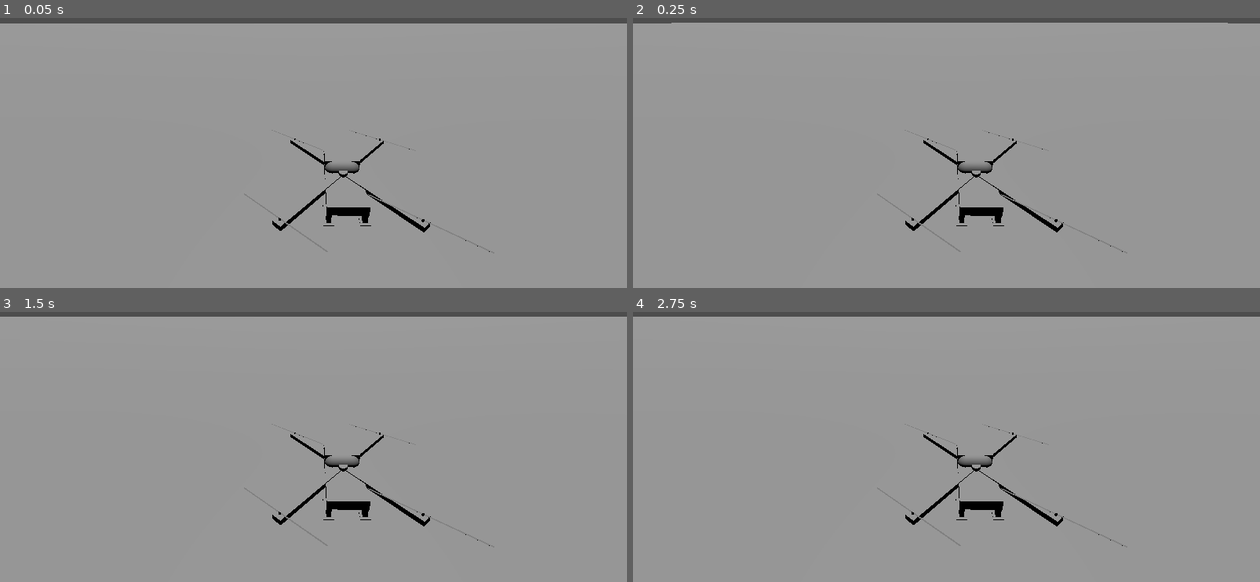
Above: before the commit, frames 1-4 (two rows, left to right).
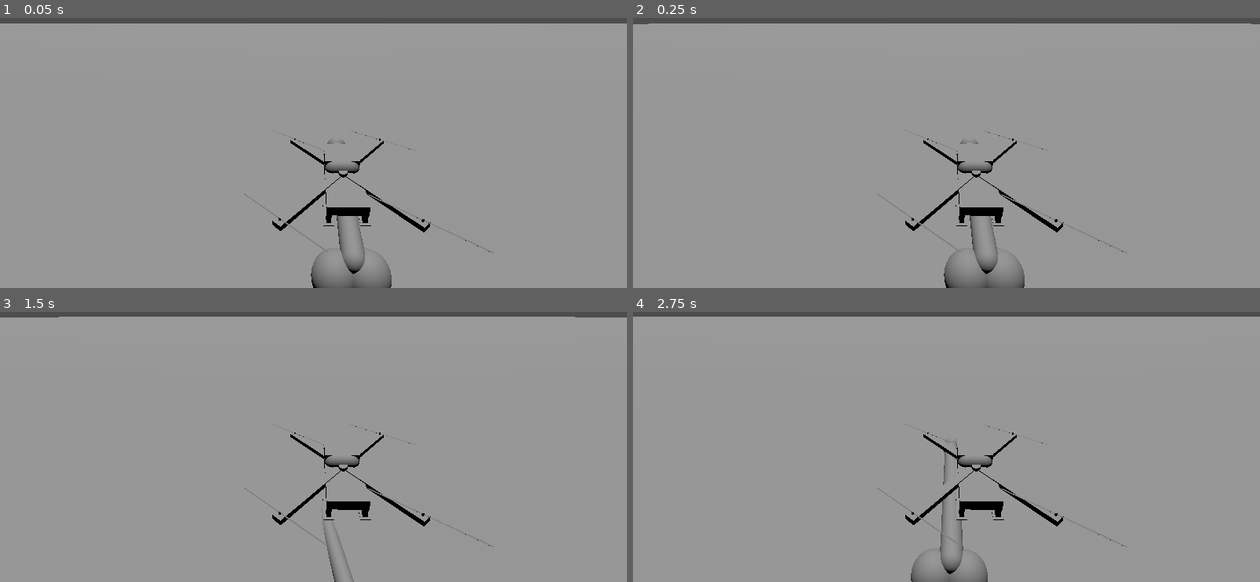
Above: after the commit, the same moments.

Repository: remr2005/Third_Project_FPV
Game: Godot game, scene res://scences/world/world.tscn
Same seed, same stepped clock (60 frames per second), same inputs: the game is played once before the commit and once after it.
Inputs:
- Up to frame 1 (0.05 s): no input
- Up to frame 2 (0.25 s): no input
- Up to frame 3 (1.5 s): tap Enter (ui_accept) at 0.5, 0.6, 0.77, 1.07, 1.35 s
- Up to frame 4 (2.75 s): tap Enter (ui_accept) at 1.52, 1.82, 2.1 s

The runs differ from the first frame. In frame 1, 1.1% of the frame differs, in the area x 49-63%, y 45-100%; in frame 2, 1.3%, in the area x 0-100%, y 1-100%; in frame 3, 0.2%; in frame 4, 0.8%.

Commit message:
Добавил секретное оружие...

Diff:
--- a/scences/dron/dron.tscn
+++ b/scences/dron/dron.tscn
@@ -8,6 +8,7 @@
 [ext_resource type="AudioStream" uid="uid://bkhghrre75qm8" path="res://sounds/motor6.wav" id="6_thx7v"]
 [ext_resource type="AudioStream" uid="uid://bnlg8wim5h3y0" path="res://sounds/motor7.wav" id="7_u4ngy"]
 [ext_resource type="AudioStream" uid="uid://chk45nqa85cw0" path="res://sounds/idle.wav" id="8_uptls"]
+[ext_resource type="PackedScene" uid="uid://c0ugaxpqym18c" path="res://scences/secret_weapon/secret_weapon.tscn" id="9_pof3a"]
 
 [sub_resource type="GDScript" id="GDScript_i78y6"]
 script/source = "extends CharacterBody3D
@@ -33,9 +34,11 @@
 	elif Input.is_action_pressed(\"ui_down\"):
 		proc-=0.01
 	proc = clamp(proc, 0, 1)
-	motor_sound_1.volume_db = -30
-	motor_sound_2.volume_db = -30
-	motor_sound_0.volume_db = -30
+	motor_sound_7.volume_db = -30
+	motor_sound_6.volume_db = -30
+	motor_sound_5.volume_db = -30
+	motor_sound_4.volume_db = -30
+	motor_sound_3.volume_db = -30
 	if proc < 0.3:
 		motor_sound_1.volume_db = -30*(1-proc/0.1)-30
 		motor_sound_2.volume_db = -30*(1-proc/0.1)-30
@@ -307,3 +310,6 @@
 
 [node name="idler" type="AudioStreamPlayer" parent="."]
 stream = ExtResource("8_uptls")
+
+[node name="SecretWeapon" parent="." instance=ExtResource("9_pof3a")]
+transform = Transform3D(1, 0, 0, 0, 1, 0, 0, 0, 1, -0.0649792, -0.222806, 2.84033e-09)
--- /dev/null
+++ b/scences/secret_weapon/secret_weapon.gd
@@ -0,0 +1,9 @@
+extends RigidBody3D
+
+
+func _ready():
+	freeze = true  # Замораживаем объект
+
+func _process(delta):
+	if Input.is_action_just_pressed("ui_accept"):
+		freeze = false  # Размораживаем — объект начнет падать
--- /dev/null
+++ b/scences/secret_weapon/secret_weapon.tscn
@@ -0,0 +1,40 @@
+[gd_scene load_steps=6 format=3 uid="uid://c0ugaxpqym18c"]
+
+[ext_resource type="Script" path="res://scences/secret_weapon/secret_weapon.gd" id="1_x056k"]
+
+[sub_resource type="CapsuleMesh" id="CapsuleMesh_memwb"]
+radius = 0.105
+
+[sub_resource type="CapsuleMesh" id="CapsuleMesh_q2gm4"]
+radius = 0.2
+height = 0.4
+
+[sub_resource type="CapsuleMesh" id="CapsuleMesh_la4y2"]
+radius = 0.15
+height = 0.3
+
+[sub_resource type="BoxShape3D" id="BoxShape3D_h2tj2"]
+size = Vector3(0.62793, 0.453339, 2.31873)
+
+[node name="SecretWeapon" type="RigidBody3D"]
+script = ExtResource("1_x056k")
+
+[node name="MeshInstance3D" type="MeshInstance3D" parent="."]
+transform = Transform3D(1, 0, 0, 0, 0.0259152, 0.999664, 0, -0.999664, 0.0259152, 0, 0, 0)
+mesh = SubResource("CapsuleMesh_memwb")
+
+[node name="MeshInstance3D" type="MeshInstance3D" parent="MeshInstance3D"]
+transform = Transform3D(1, 0, 0, 0, 1, 0, 0, 0, 1, 0.117944, -0.923931, -0.143153)
+mesh = SubResource("CapsuleMesh_q2gm4")
+
+[node name="MeshInstance3D2" type="MeshInstance3D" parent="MeshInstance3D"]
+transform = Transform3D(1, 0, 0, 0, 1, 0, 0, 0, 1, -0.156151, -0.923931, -0.143153)
+mesh = SubResource("CapsuleMesh_q2gm4")
+
+[node name="MeshInstance3D3" type="MeshInstance3D" parent="MeshInstance3D"]
+transform = Transform3D(1, 0, 0, 0, 1, 0, 0, 0, 1, 0, 1.0087, -0.0261494)
+mesh = SubResource("CapsuleMesh_la4y2")
+
+[node name="CollisionShape3D" type="CollisionShape3D" parent="."]
+transform = Transform3D(1, 0, 0, 0, 1, 0, 0, 0, 1, -0.00732422, -0.0817108, -0.00360107)
+shape = SubResource("BoxShape3D_h2tj2")
--- a/scripts/calculatons/acceleration.gd
+++ b/scripts/calculatons/acceleration.gd
@@ -13,7 +13,7 @@
 	# Комбинируем все повороты
 	var rotation_matrix = yaw_rotation * pitch_rotation * roll_rotation
 	print("Ускорение",rotation_matrix*Vector3(0,1,0)*exp(-h/8500)*proc*60)
-	return rotation_matrix*Vector3(0,1,0)*exp(-h/8500)*proc*20
+	return rotation_matrix*Vector3(0,1,0)*exp(-h/8500)*proc*60
 
 static func acceleration(v:Vector3,m:float, g:float, proc: float, h:float, psi:float, fi:float, teta:float) -> Vector3:
 	return calculate_thrust(proc,h,psi,fi,teta)/m-Vector3(0,g,0)+drag(v)
Not shown: 1 places in scences/dron/dron.tscn that only renumber resources
